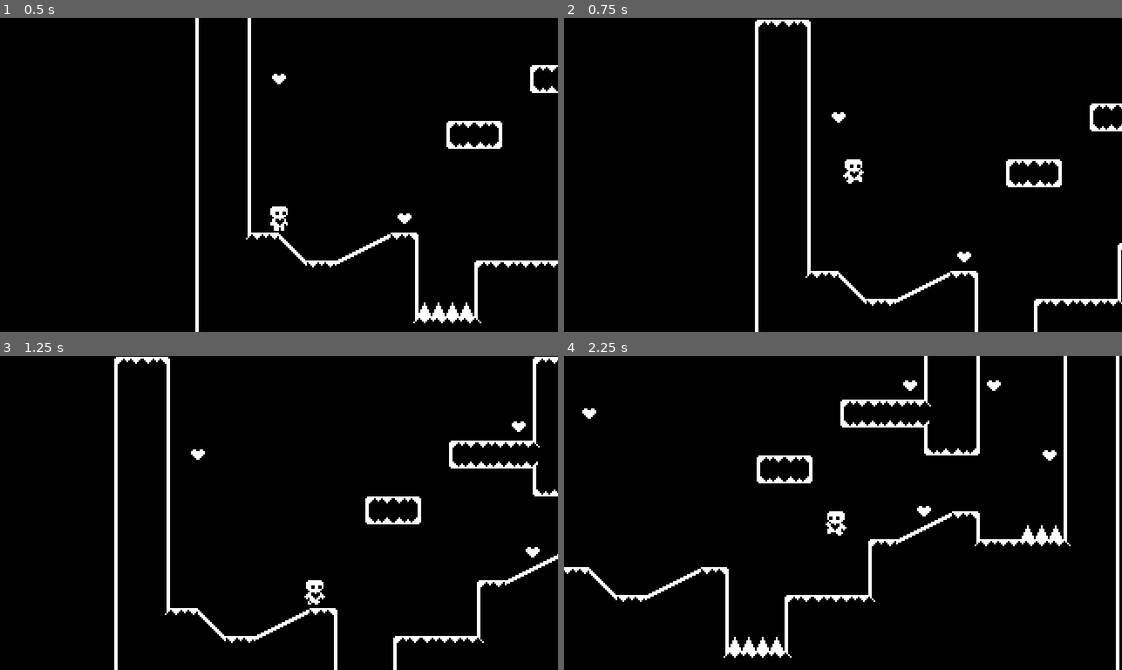
Above: before the commit, frames 1-4 (two rows, left to right).
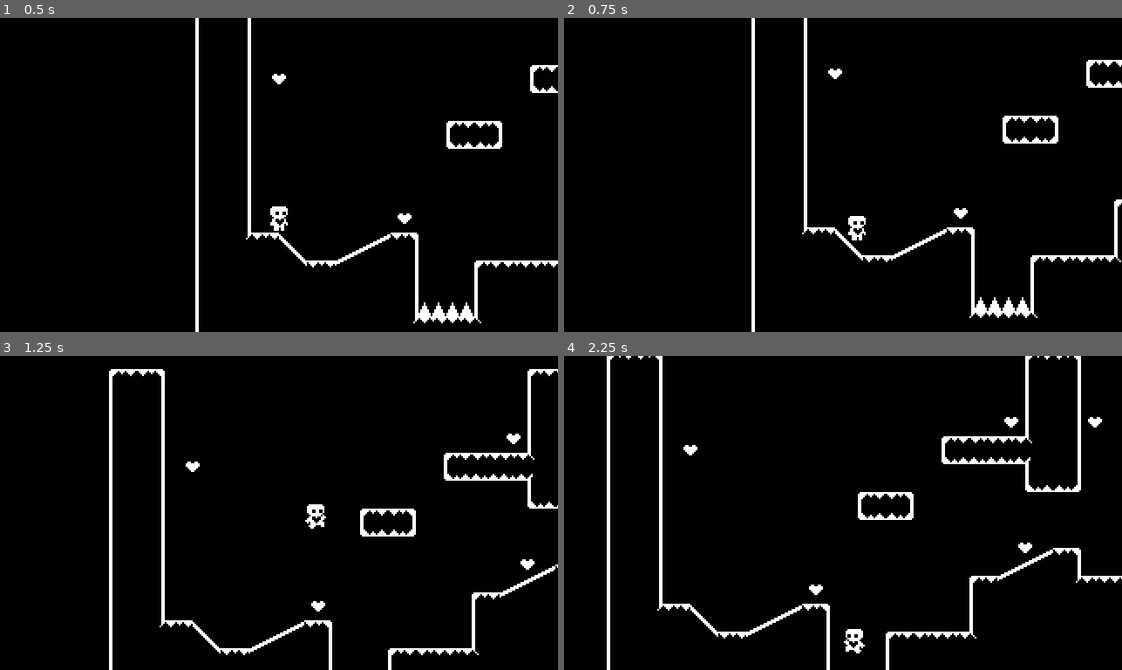
Above: after the commit, the same moments.

Repository: Jordla/HeartPlatformer-Godot-4-Tutorial
Game: Godot game, scene res://level_one.tscn
Same seed, same stepped clock (60 frames per second), same inputs: the game is played once before the commit and once after it.
Inputs:
- Up to frame 1 (0.5 s): no input
- Up to frame 2 (0.75 s): tap Enter (ui_accept) at 0.5, 0.6 s; hold Right (ui_right) from 0.53 s (still down)
- Up to frame 3 (1.25 s): keep holding Right (ui_right); tap Space (jump, bound only after the commit) at 0.77, 0.8, 1.07 s
- Up to frame 4 (2.25 s): tap Space (jump, bound only after the commit) at 1.35, 1.52, 1.82 s; tap Enter (ui_accept) at 1.55, 2.1 s; release Right (ui_right) at 2.03 s; hold Left (ui_left) from 2.03 s (still down)

Frame 1 is identical in both runs. In frame 2, 6.1% of the frame differs, in the area x 33-100%, y 0-100%; in frame 3, 7.3%; in frame 4, 8.9%, in the area x 0-100%, y 0-100%.

Commit message:
Add controller support and mapping for additional input devices - Finish Tutorial Video P9

Diff:
--- a/player.gd
+++ b/player.gd
@@ -15,7 +15,7 @@
 	apply_gravity(delta) # Try commenting out gravity function to see what happens
 	handle_wall_jump()
 	handle_jump()
-	var input_axis = Input.get_axis("ui_left", "ui_right") # Returns an int, ui_left --> return -1, ui_right --> return 1, returns 0 if we press neither or both
+	var input_axis = Input.get_axis("move_left", "move_right") # Returns an int, ui_left --> return -1, ui_right --> return 1, returns 0 if we press neither or both
 	handle_acceleration(input_axis, delta)
 	apply_friction(input_axis, delta)
 	handle_air_acceleration(input_axis, delta)
@@ -27,7 +27,7 @@
 	var just_left_ledge = was_on_floor and not is_on_floor() and velocity.y >= 0 # Before moving: on floor?, After moving: in air/! on_floor, Is player in falling state?
 	if just_left_ledge:
 		coyote_jump_timer.start()
-	if Input.is_action_just_pressed("ui_accept"):
+	if Input.is_action_just_pressed("jump"):
 		movement_data = load("res://FasterMovementData.tres") # Switches from SlowerMovementData resource to the FasterMovementData
 	just_wall_jumped = false
 
@@ -40,7 +40,7 @@
 func handle_wall_jump():
 	if not is_on_wall_only(): return # New function in Godot 4
 	var wall_normal = get_wall_normal() # Detects if collided with wall and returns a normal (orthogonal vector pointing away from wall) - vector2D
-	if Input.is_action_just_pressed("ui_accept"):
+	if Input.is_action_just_pressed("jump"):
 		velocity.x = wall_normal.x * movement_data.speed # Horizontal velocity is need to "push" off the wall in the opposite direction
 		velocity.y = movement_data.jump_velocity # A jump
 		just_wall_jumped = true
@@ -50,13 +50,13 @@
 	if is_on_floor(): air_jump = true
 
 	if is_on_floor() or coyote_jump_timer.time_left > 0.0: # Checks if on floor or coyote jump window is still open, then allow player to jump
-		if Input.is_action_just_pressed("ui_accept"): # Removing is_on_floor() enables endless jumping/flying
+		if Input.is_action_just_pressed("jump"): # Removing is_on_floor() enables endless jumping/flying
 			velocity.y = movement_data.jump_velocity # Jump veloicty applied imm but
 	elif not is_on_floor(): # In the air
-		if Input.is_action_just_released("ui_accept") and velocity.y < movement_data.jump_velocity / 2: # Check if not falling and SMALLER than (-200.0), JUMP_VELOCITY - Certain time window to release spacebar for short jump
+		if Input.is_action_just_released("jump") and velocity.y < movement_data.jump_velocity / 2: # Check if not falling and SMALLER than (-200.0), JUMP_VELOCITY - Certain time window to release spacebar for short jump
 			velocity.y = movement_data.jump_velocity / 2 # Short press on spacebar causes a smaller jump
 
-		if Input.is_action_just_pressed("ui_accept") and air_jump == true and not just_wall_jumped: # In the air and has an air_jump available and hasn't wall jumped recently
+		if Input.is_action_just_pressed("jump") and air_jump == true and not just_wall_jumped: # In the air and has an air_jump available and hasn't wall jumped recently
 			velocity.y = movement_data.jump_velocity * 0.8 # Make the air jump less powerful than the regular jump
 			air_jump = false
 
--- a/project.godot
+++ b/project.godot
@@ -28,6 +28,29 @@
 window/size/window_height_override=720
 window/stretch/mode="canvas_items"
 
+[input]
+
+move_right={
+"deadzone": 0.5,
+"events": [Object(InputEventKey,"resource_local_to_scene":false,"resource_name":"","device":-1,"window_id":0,"alt_pressed":false,"shift_pressed":false,"ctrl_pressed":false,"meta_pressed":false,"pressed":false,"keycode":0,"physical_keycode":4194321,"key_label":0,"unicode":0,"echo":false,"script":null)
+, Object(InputEventJoypadButton,"resource_local_to_scene":false,"resource_name":"","device":-1,"button_index":14,"pressure":0.0,"pressed":false,"script":null)
+, Object(InputEventJoypadMotion,"resource_local_to_scene":false,"resource_name":"","device":-1,"axis":0,"axis_value":1.0,"script":null)
+]
+}
+move_left={
+"deadzone": 0.5,
+"events": [Object(InputEventKey,"resource_local_to_scene":false,"resource_name":"","device":-1,"window_id":0,"alt_pressed":false,"shift_pressed":false,"ctrl_pressed":false,"meta_pressed":false,"pressed":false,"keycode":0,"physical_keycode":4194319,"key_label":0,"unicode":0,"echo":false,"script":null)
+, Object(InputEventJoypadButton,"resource_local_to_scene":false,"resource_name":"","device":-1,"button_index":13,"pressure":0.0,"pressed":false,"script":null)
+, Object(InputEventJoypadMotion,"resource_local_to_scene":false,"resource_name":"","device":-1,"axis":0,"axis_value":-1.0,"script":null)
+]
+}
+jump={
+"deadzone": 0.5,
+"events": [Object(InputEventKey,"resource_local_to_scene":false,"resource_name":"","device":-1,"window_id":0,"alt_pressed":false,"shift_pressed":false,"ctrl_pressed":false,"meta_pressed":false,"pressed":false,"keycode":0,"physical_keycode":32,"key_label":0,"unicode":32,"echo":false,"script":null)
+, Object(InputEventJoypadButton,"resource_local_to_scene":false,"resource_name":"","device":-1,"button_index":0,"pressure":0.0,"pressed":false,"script":null)
+]
+}
+
 [layer_names]
 
 2d_physics/layer_1="World"
